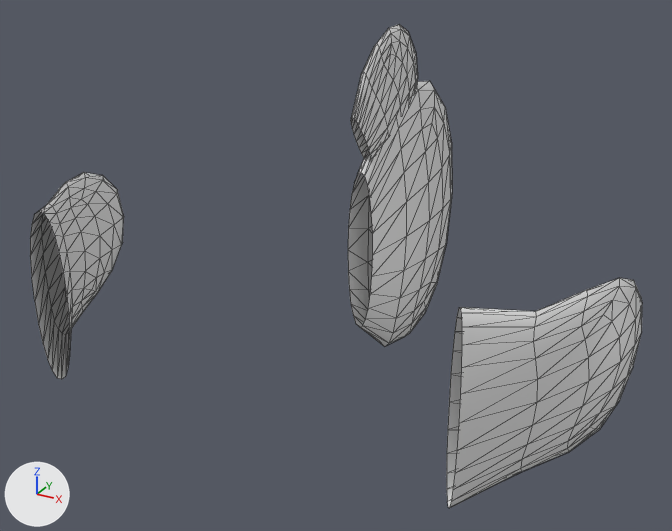
The OBJ model Unity/Assets/ModelAssets/rosi_lantern_fins.obj, before and after one commit.
One viewpoint serves both versions: a camera (50 mm lens) standing at (0.863, -1.279, 1.296) and looking at (-0.034, 0.352, 0.48). Lighting does not change. The marker at lower left points along +X, +Y and +Z. Mesh edges are drawn as thin lines. Where no turn or scale is listed for an object, it has been applied to the vertices. Vertices at the same position are counted once.

Objects in the first picture: 'rosi_lantern_fins'.
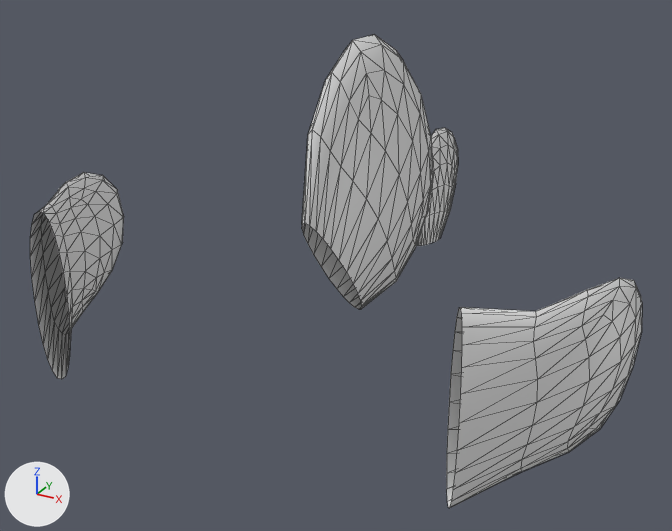
Location of each change, (x1, y1, x2, y2) in pixels of the pictures (672 x 531 px):
'rosi_lantern_fins', reshaped
    before: (30, 25, 642, 508)
    after: (30, 35, 642, 508)
part 1 of me_rosi_lantern_fins, rebuilt (26% wider)
    before: (348, 81, 452, 347)
    after: (302, 35, 433, 309)
part 2 of me_rosi_lantern_fins, added
    after: (416, 128, 458, 246)
part 3 of me_rosi_lantern_fins, deleted
    before: (351, 25, 418, 159)

What the commit changed:
me_rosi_lantern_fins is used by ob_rosi_lantern_fins; location (0.0, 0.0, 0.0).
me_rosi_lantern_fins had 484 vertices, 864 faces and spanned x -0.624..0.624, y -0.124..0.888, z 0.173..0.967.
me_rosi_lantern_fins now has 484 vertices, 864 faces and spans x -0.624..0.624, y -0.124..0.954, z 0.317..0.966.
me_rosi_lantern_fins part 1: the loose piece of 121 vertices spanning x -0.054..0.054, y 0.4..0.888, z 0.173..0.827 is rebuilt with 121 vertices and now spans x -0.054..0.054, y 0.165..0.765, z 0.358..0.966.
me_rosi_lantern_fins part 2: a new loose piece of 121 vertices spanning x -0.022..0.022, y 0.686..0.954, z 0.374..0.681.
me_rosi_lantern_fins part 3: the loose piece of 121 vertices spanning x -0.022..0.022, y 0.359..0.671, z 0.689..0.967 is deleted.
